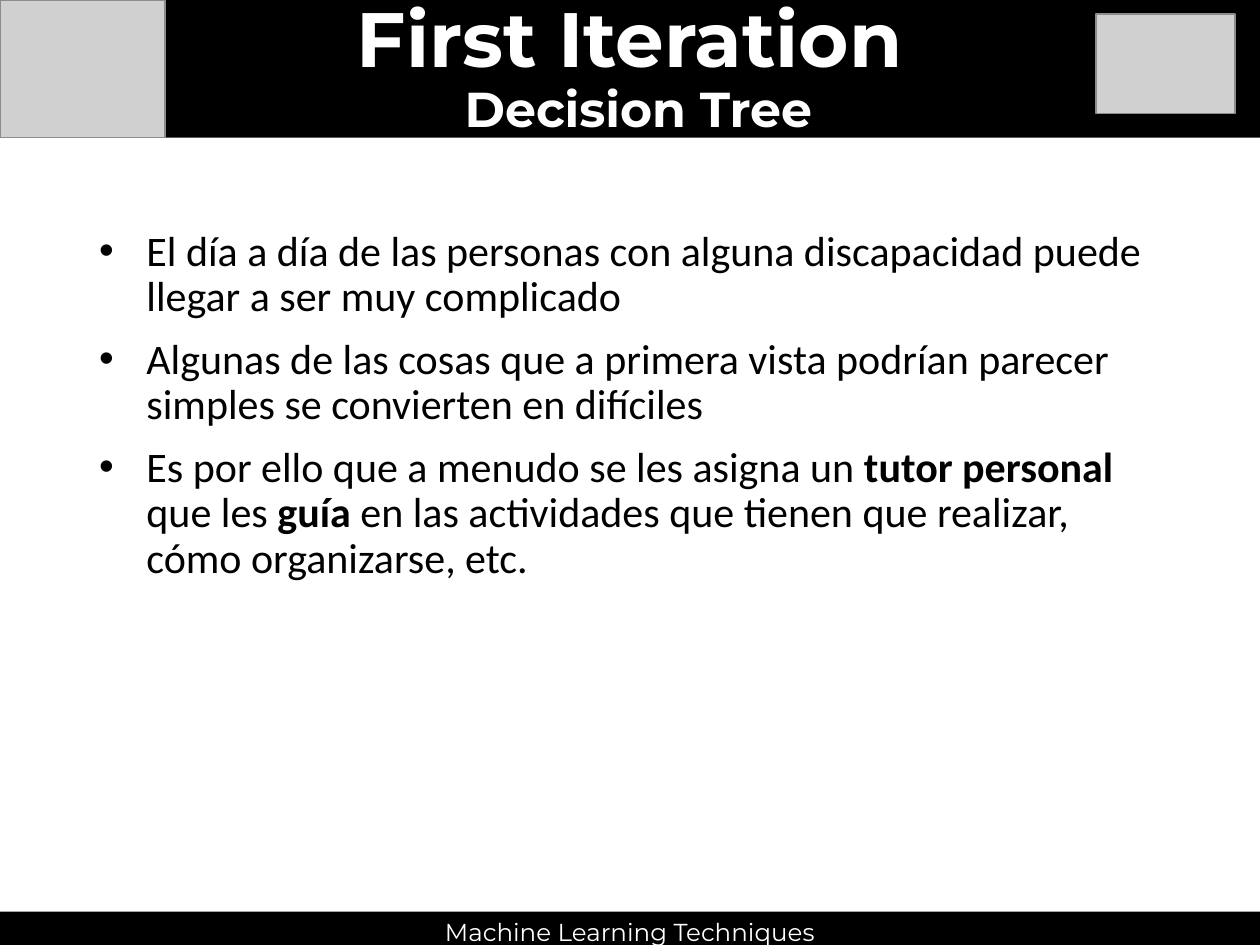
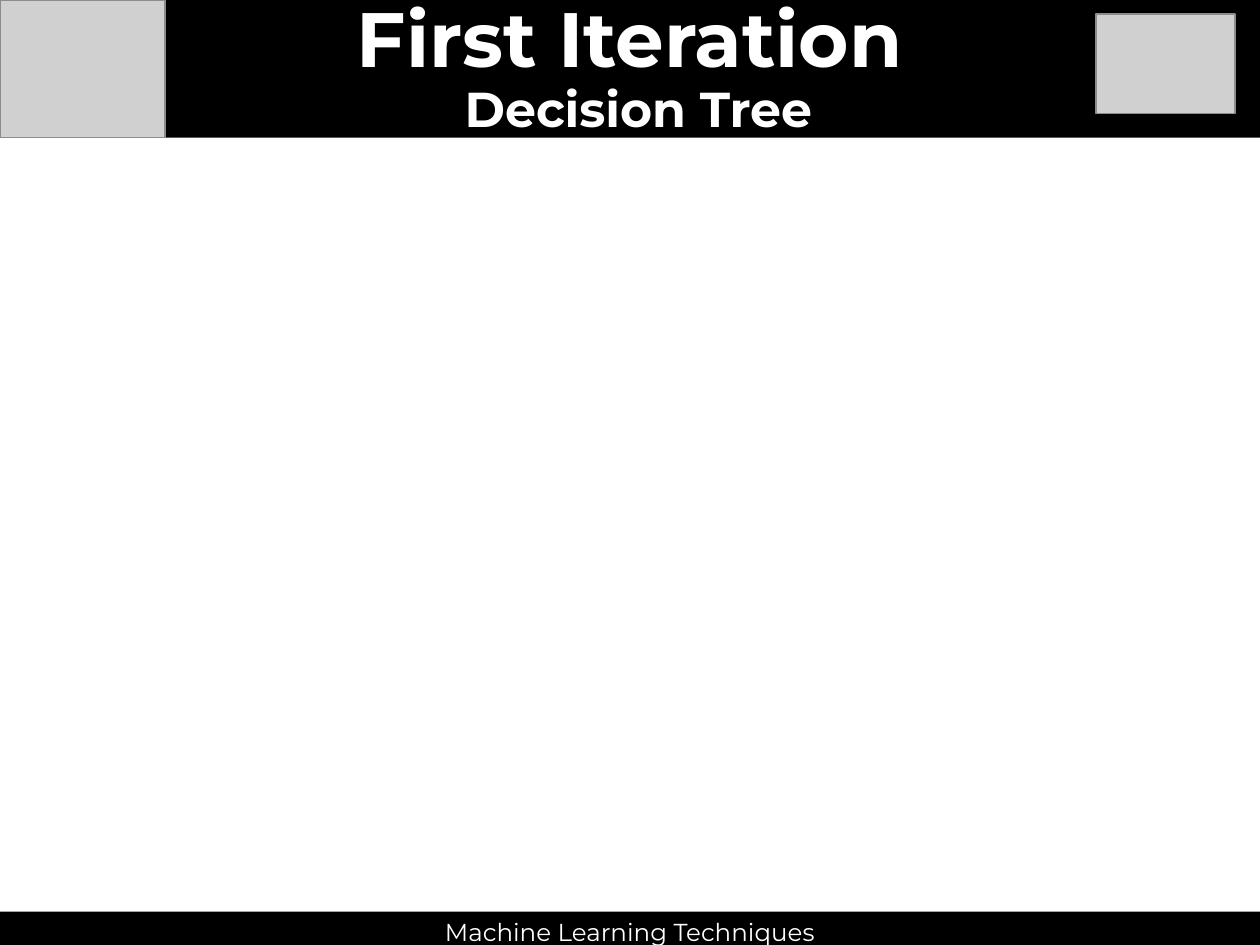
Before and after one commit to thmasker/ML_lab, a slide deck: slide 3 of Task3/doc/Task3.pptx. Drawn at 1260x945 pixels with LibreOffice and Linux fonts; fonts in the diff are those of the drawing; grey boxes stand for pictures. Boxes give left, top, right and bottom in pixels: in the first picture for what was removed or moved away, otherwise in the second. Text is boxed around its words. In the diff, an @@ line names an element or a change of style, - is before the commit and + after.

Commit message:
[doc] Presentation updated

```diff
--- a/Task3/doc/Task3.pptx
+++ b/Task3/doc/Task3.pptx
@@ text removed at [146, 236, 1141, 581] @@
-• El día a día de las personas con alguna discapacidad puede llegar a ser muy complicado
-• Algunas de las cosas que a primera vista podrían parecer simples se convierten en difíciles
-• Es por ello que a menudo se les asigna un tutor personal que les guía en las actividades que tienen que realizar, cómo organizarse, etc.
@@ line removed from (208, 475) to (1052, 475) @@
```
Also in this commit, not shown: 5 other slides changed, 3 slides added.
